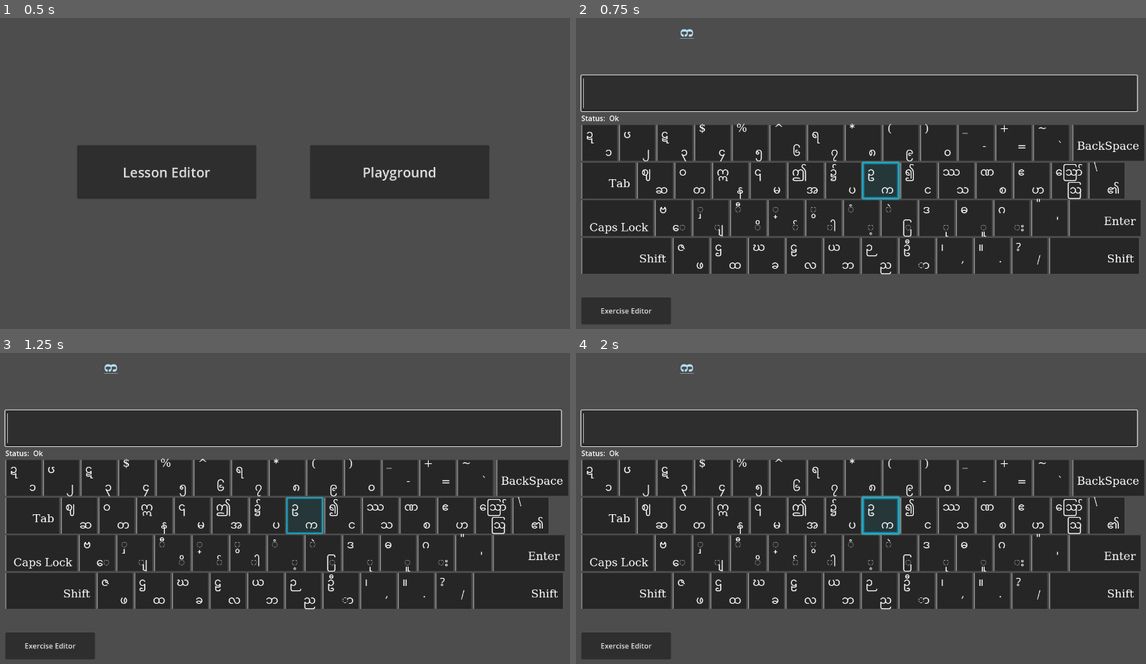
Above: before the commit, frames 1-4 (two rows, left to right).
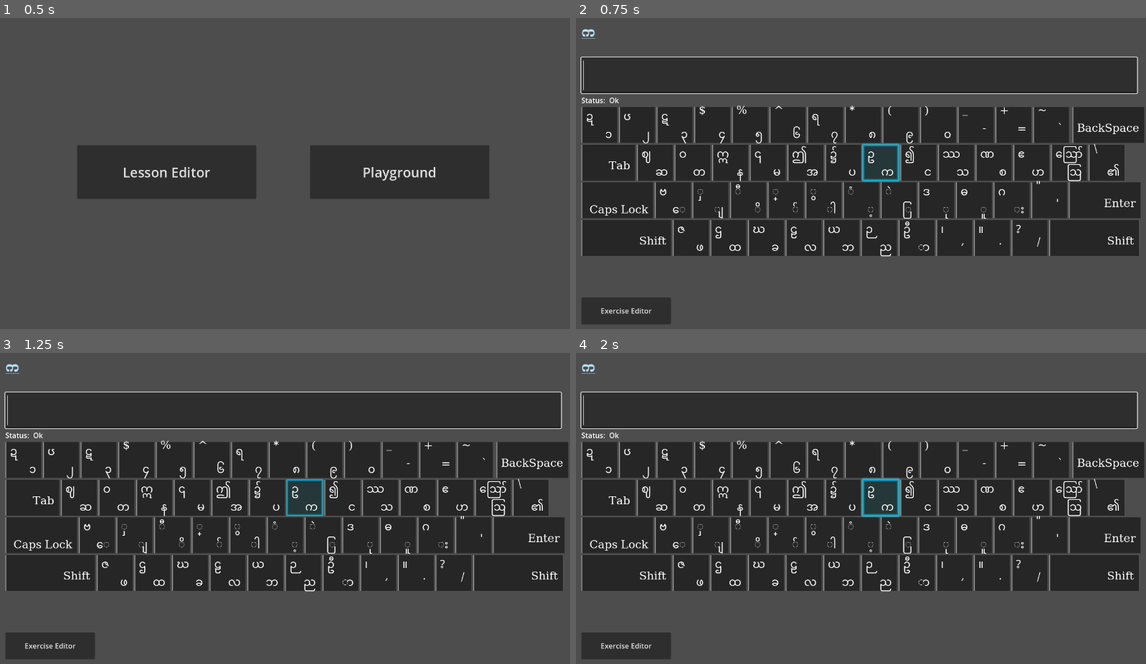
Above: after the commit, the same moments.

Repository: stmSi/Ultimate-Myanmar-Typing-Wizard
Game: Godot game, scene res://src/main.tscn
The game is run twice, just before and just after one commit, with the same random seed, the same clock (stepped at 60 frames per second) and the same inputs.
Inputs:
- Up to frame 1 (0.5 s): no input
- Up to frame 2 (0.75 s): click "Playground" at 0.5 s
- Up to frame 3 (1.25 s): no input
- Up to frame 4 (2 s): click "Ok" at 1.25 s

Frame 1 is identical in both runs. In frame 2, 29% of the frame differs, in the area x 0-100%, y 3-83%; in frame 3, 29%; in frame 4, 29%.

Commit message:
Use Custom Message Box for popup messages

Diff:
--- a/src/MessagePopup/message_popup.tscn
+++ b/src/MessagePopup/message_popup.tscn
@@ -2,44 +2,6 @@
 
 [ext_resource type="Script" path="res://src/MessagePopup/message_popup.gd" id="1_a15ho"]
 [ext_resource type="FontFile" uid="uid://chygow7my3v5g" path="res://Assets/Fonts/NotoSansMyanmar-Regular.ttf" id="2_5ixwa"]
-
-[sub_resource type="Animation" id="Animation_ita0k"]
-resource_name = "open"
-length = 0.4
-tracks/0/type = "value"
-tracks/0/imported = false
-tracks/0/enabled = true
-tracks/0/path = NodePath(".:visible")
-tracks/0/interp = 1
-tracks/0/loop_wrap = true
-tracks/0/keys = {
-"times": PackedFloat32Array(0),
-"transitions": PackedFloat32Array(1),
-"update": 1,
-"values": [true]
-}
-tracks/1/type = "bezier"
-tracks/1/imported = false
-tracks/1/enabled = true
-tracks/1/path = NodePath(".:scale:x")
-tracks/1/interp = 1
-tracks/1/loop_wrap = true
-tracks/1/keys = {
-"handle_modes": PackedInt32Array(0, 0),
-"points": PackedFloat32Array(0, -0.25, 0, 0.25, 0, 1, 0, 0, 0.25, 0),
-"times": PackedFloat32Array(0, 0.4)
-}
-tracks/2/type = "bezier"
-tracks/2/imported = false
-tracks/2/enabled = true
-tracks/2/path = NodePath(".:scale:y")
-tracks/2/interp = 1
-tracks/2/loop_wrap = true
-tracks/2/keys = {
-"handle_modes": PackedInt32Array(0, 0),
-"points": PackedFloat32Array(0, -0.25, 0, 0.25, 0, 1, -0.25, 0, 0.25, 0),
-"times": PackedFloat32Array(0, 0.4)
-}
 
 [sub_resource type="Animation" id="Animation_5xlrx"]
 length = 0.001
@@ -102,6 +64,44 @@
 "handle_modes": PackedInt32Array(0, 0),
 "points": PackedFloat32Array(1, -0.25, 0, 0.5, 0, 0, -0.25, 0, 0.25, 0),
 "times": PackedFloat32Array(0, 0.2)
+}
+
+[sub_resource type="Animation" id="Animation_ita0k"]
+resource_name = "open"
+length = 0.4
+tracks/0/type = "value"
+tracks/0/imported = false
+tracks/0/enabled = true
+tracks/0/path = NodePath(".:visible")
+tracks/0/interp = 1
+tracks/0/loop_wrap = true
+tracks/0/keys = {
+"times": PackedFloat32Array(0),
+"transitions": PackedFloat32Array(1),
+"update": 1,
+"values": [true]
+}
+tracks/1/type = "bezier"
+tracks/1/imported = false
+tracks/1/enabled = true
+tracks/1/path = NodePath(".:scale:x")
+tracks/1/interp = 1
+tracks/1/loop_wrap = true
+tracks/1/keys = {
+"handle_modes": PackedInt32Array(0, 0),
+"points": PackedFloat32Array(0, -0.25, 0, 0.25, 0, 1, 0, 0, 0.25, 0),
+"times": PackedFloat32Array(0, 0.4)
+}
+tracks/2/type = "bezier"
+tracks/2/imported = false
+tracks/2/enabled = true
+tracks/2/path = NodePath(".:scale:y")
+tracks/2/interp = 1
+tracks/2/loop_wrap = true
+tracks/2/keys = {
+"handle_modes": PackedInt32Array(0, 0),
+"points": PackedFloat32Array(0, -0.25, 0, 0.25, 0, 1, -0.25, 0, 0.25, 0),
+"times": PackedFloat32Array(0, 0.4)
 }
 
 [sub_resource type="AnimationLibrary" id="AnimationLibrary_qv8rx"]
--- a/src/Playground/Playground.gd
+++ b/src/Playground/Playground.gd
@@ -50,7 +50,9 @@
 
 
 func _finished_all_sections():
-	$RestartDialog.show()
+#	$RestartDialog.show()
+	EventBus.message_popup.emit("All Lessons learned. Restarting...")
+	_start_exercise()
 
 
 func _on_text_edit_text_changed(_t: String) -> void:
@@ -77,6 +79,3 @@
 	###### Determine Finish Section #########
 	if current_text != '' and current_text == line_edit.text:
 		EventBus.finished_section.emit()
-
-func _on_accept_dialog_confirmed() -> void:
-	_start_exercise()
--- a/src/Playground/Playground.tscn
+++ b/src/Playground/Playground.tscn
@@ -44,11 +44,6 @@
 grow_vertical = 2
 script = ExtResource("1_tmfyy")
 
-[node name="RestartDialog" type="AcceptDialog" parent="."]
-title = "Congratulations!"
-size = Vector2i(282, 100)
-dialog_text = "All Exerciese are done. Restarting.."
-
 [node name="FollowUpTextPopup" parent="." instance=ExtResource("6_vw22j")]
 visible = false
 layout_mode = 1
@@ -74,9 +69,8 @@
 
 [node name="FollowUpRichText" type="RichTextLabel" parent="MarginContainer/VBoxContainer"]
 unique_name_in_owner = true
-custom_minimum_size = Vector2(800, 120)
+custom_minimum_size = Vector2(0, 80)
 layout_mode = 2
-size_flags_horizontal = 4
 size_flags_vertical = 4
 theme_override_fonts/normal_font = ExtResource("2_dg17q")
 theme_override_fonts/bold_font = ExtResource("3_e4sqq")
@@ -130,19 +124,7 @@
 script = SubResource("GDScript_r5ri8")
 
 [node name="MessagePopup" parent="." instance=ExtResource("7_gemiv")]
-layout_mode = 0
-anchors_preset = 0
-anchor_left = 0.0
-anchor_top = 0.0
-anchor_right = 0.0
-anchor_bottom = 0.0
-offset_left = 0.0
-offset_top = 0.0
-offset_right = 500.0
-offset_bottom = 300.0
-grow_horizontal = 1
-grow_vertical = 1
+layout_mode = 1
 
-[connection signal="confirmed" from="RestartDialog" to="." method="_on_accept_dialog_confirmed"]
 [connection signal="text_changed" from="MarginContainer/VBoxContainer/LineEdit" to="." method="_on_text_edit_text_changed"]
 [connection signal="pressed" from="MarginContainer/VBoxContainer/ExerciseEditorBtn" to="MarginContainer/VBoxContainer/ExerciseEditorBtn" method="_on_pressed"]
